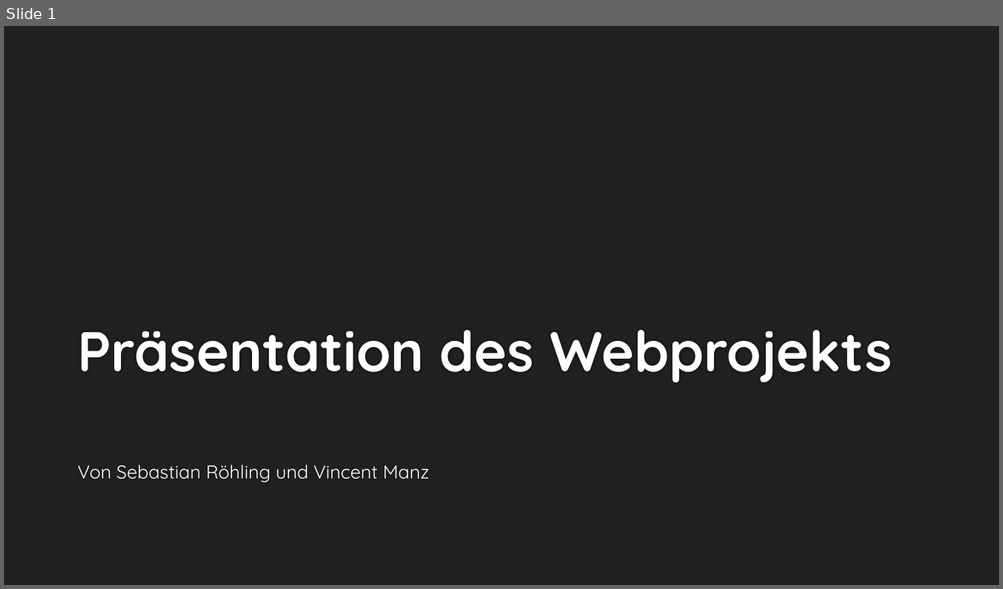
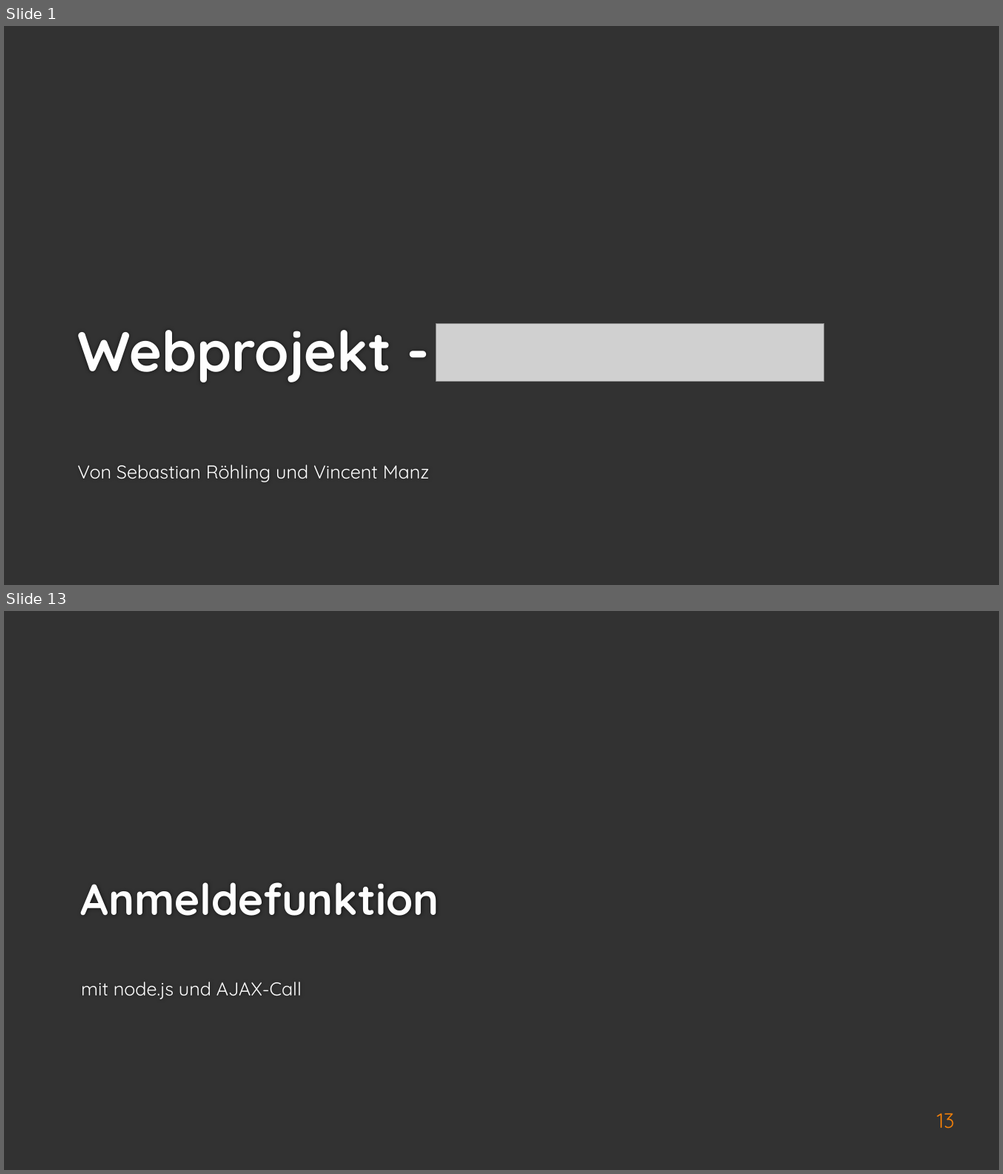
Before and after one commit to Jerobeam/OperationSteinkopfadler, a slide deck: WebProjekt.pptx. Shown one above the other, each under a label of ours: slide 1 before the commit, slides 1 and 13 after it; the slides between them are not shown. The pictures are 1003x589 and 1003x1174 pixels, drawn with LibreOffice and Linux fonts; fonts in the diff are those of the drawing; grey boxes stand for pictures; background and template pictures are left out. Boxes give left, top, right and bottom in pixels: in the first picture for what was removed or moved away, otherwise in the second. Text is boxed around its words. In the diff, an @@ line names an element or a change of style, - is before the commit and + after.

```diff
--- a/WebProjekt.pptx
+++ b/WebProjekt.pptx
@@ slide 13 added at (4, 611, 999, 1170), background #323232 @@
@@ title added at (81, 883, 439, 916), 42 pt, text #FEFEFE, bold @@
+Anmeldefunktion
@@ text added at (81, 982, 301, 999), 18 pt, text #FFFFFF @@
+mit node.js und AJAX-Call
@@ page number added at (936, 1113, 954, 1129), 20 pt, text #F07F09 @@
+13
@@ slide 1 changed as well @@
@@ background #212121 to #323232 @@
@@ title at (77, 330, 391, 383): text changed @@
-Präsentation des Webprojekts
+Webprojekt -
@@ picture added at (436, 323, 824, 382) @@
```
Also in this commit, not shown: 15 other slides added, 5 slides removed.
